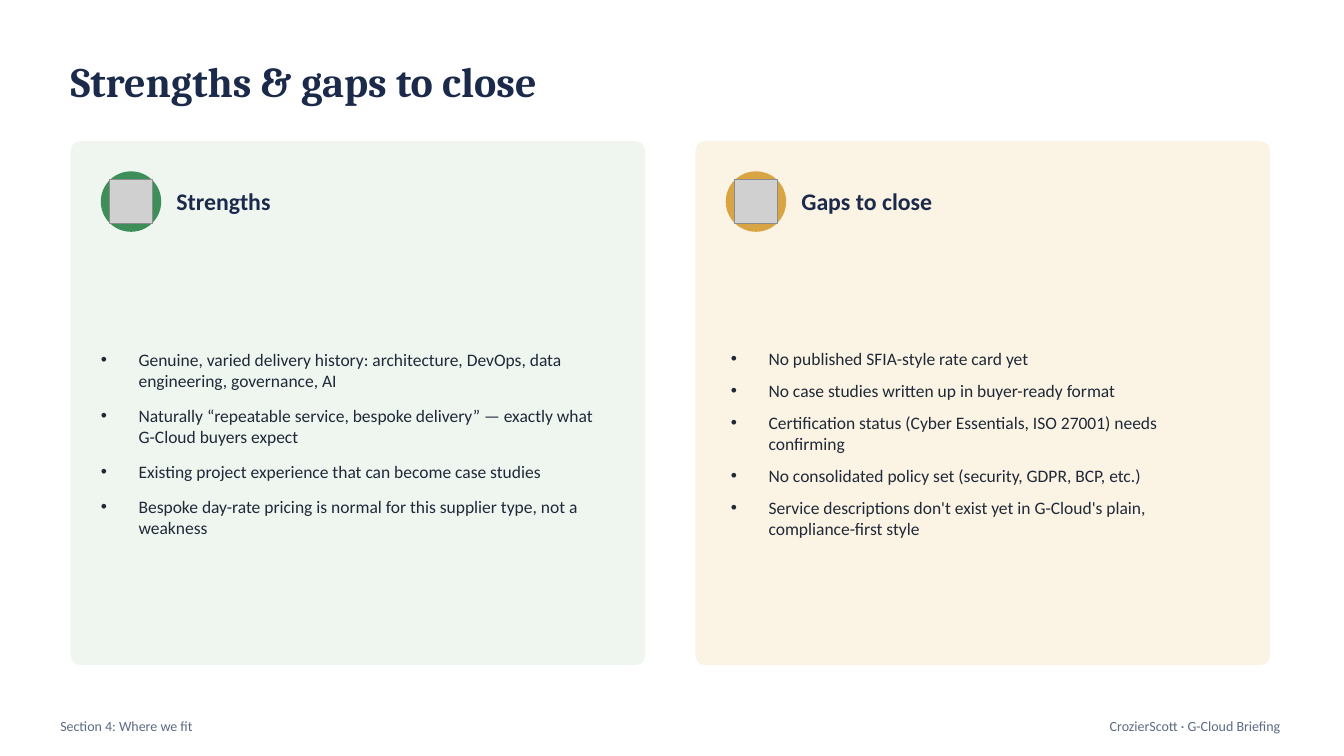
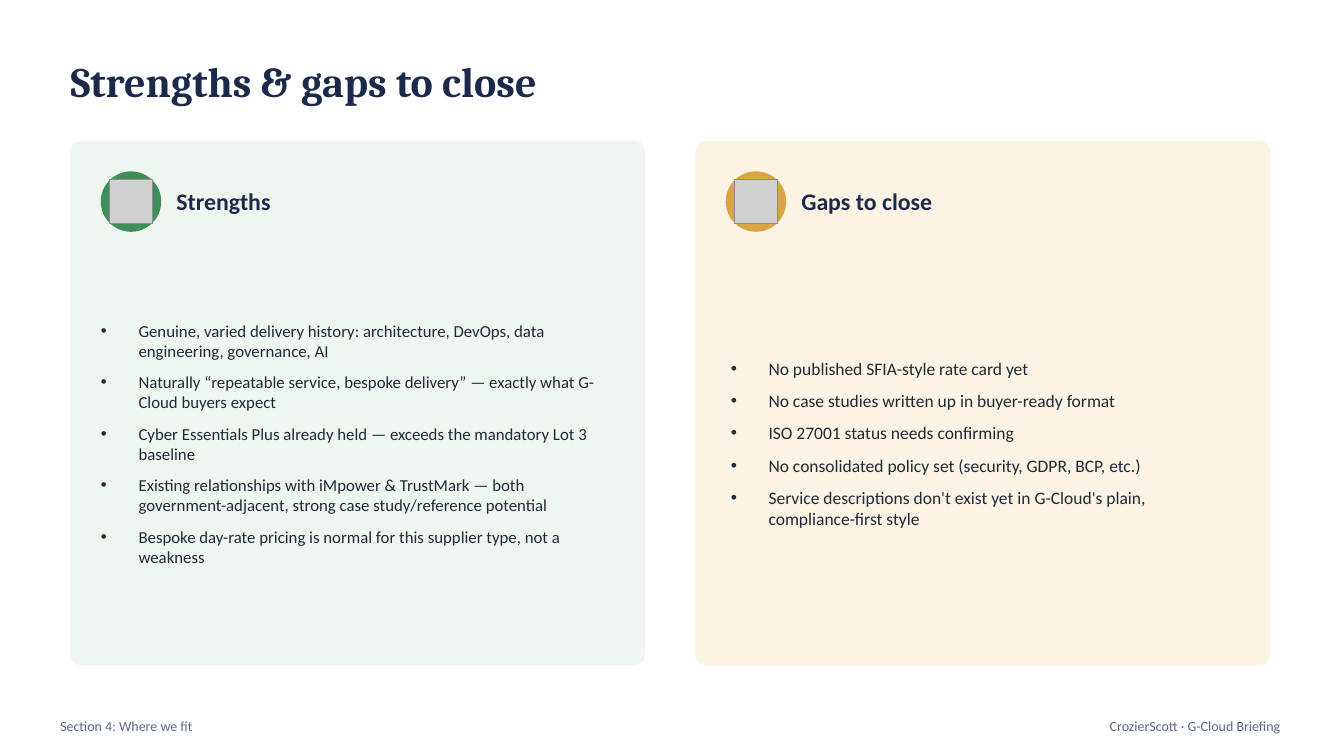
Before and after one commit to eddiemck/G-Cloud, a slide deck: slide 8 of g-cloud-briefing.pptx. Drawn at 1344x756 pixels with LibreOffice and Linux fonts; fonts in the diff are those of the drawing; grey boxes stand for pictures. Boxes give left, top, right and bottom in pixels: in the first picture for what was removed or moved away, otherwise in the second. Text is boxed around its words. In the diff, an @@ line names an element or a change of style, - is before the commit and + after.

Commit message:
Add CE Plus, AWS/Terraform positioning, and iMpower/TrustMark references

```diff
--- a/g-cloud-briefing.pptx
+++ b/g-cloud-briefing.pptx
@@ text at (139,325,594,563): size 12.5 to 12 pt in "Genuine, varied delivery history: architecture, DevOps, data ...", "Naturally “repeatable service, bespoke delivery” — exactly ...", "Bespoke day-rate pricing is normal for this ..."; less space between paragraphs @@
@@ text at (139,428,586,514): text changed; size 12.5 to 12 pt @@
-• Existing project experience that can become case studies
+• Cyber Essentials Plus already held — exceeds the mandatory Lot 3 baseline
+• Existing relationships with iMpower & TrustMark — both government-adjacent, strong case study/reference potential
@@ text at (769,427,1014,442): text changed @@
-• Certification status (Cyber Essentials, ISO 27001) needs confirming
+• ISO 27001 status needs confirming
```
Also in this commit, not shown: 5 other slides changed, 1 other file.
